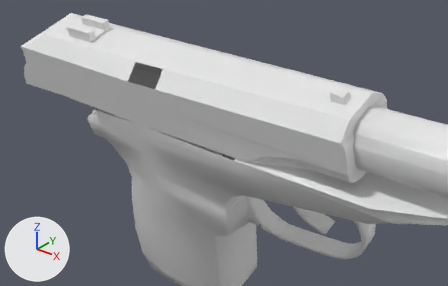
Two versions of the OBJ model Vertex_Animation_Compiler/Assets/Makarov_Pistol_Reload129.obj, one commit apart.
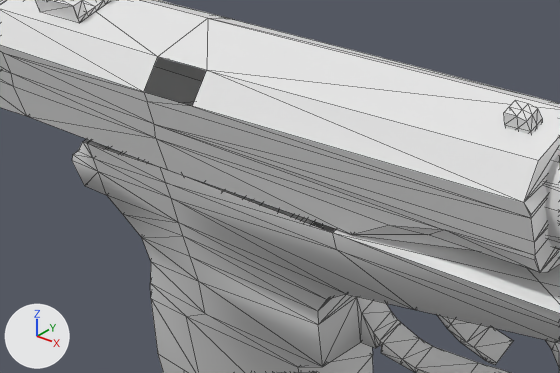
There are two pictures of each version: one whole from a camera (50 mm lens) standing at (0.4996, -0.2979, 0.0535) and looking at (0.3857, -0.1556, -0.0348), one close up on the part from 11% to 81% of the width and 10% to 84% of the height. The axes (+X, +Y, +Z) are drawn at lower left. The lights are the same throughout. The close-ups show mesh edges as thin lines. Where no turn or scale is listed for an object, it has been applied to the vertices.

Objects in the first close-up: 'Rest_of_the_gun_Sphere', 'Top_Slider_Sphere.001'.
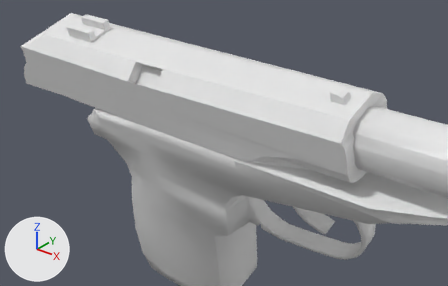
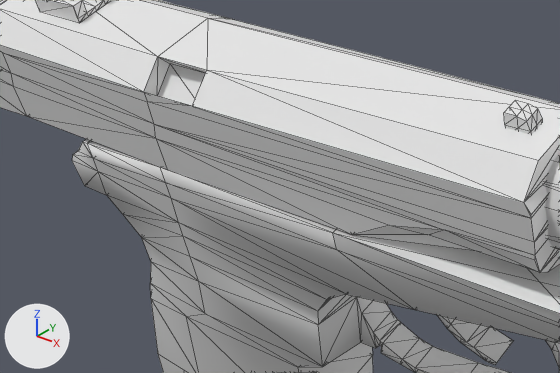
What the commit changed:
me_rest_of_the_gun_sphere has 272 vertices, 519 faces and spans x 0.327..0.478, y -0.168..-0.116, z -0.121..-0.008.
me_rest_of_the_gun_sphere is used by ob_rest_of_the_gun_sphere; location (0.0, 0.0, 0.0).
Verts and faces of me_rest_of_the_gun_sphere; kept vertices keep their numbers, new ones are numbered from 272.
Before the commit, vertices of me_rest_of_the_gun_sphere: 164 (0.399, -0.144, -0.024), 166 (0.336, -0.168, -0.032) at pixel (82, 141), 175 (0.338, -0.168, -0.032) at pixel (87, 143), 178 (0.399, -0.168, -0.032) at pixel (332, 232), 179 (0.359, -0.168, -0.031) at pixel (160, 167).
Before the commit, vertices of me_rest_of_the_gun_sphere: 180 (0.338, -0.144, -0.024), 181 (0.359, -0.144, -0.024), 183 (0.336, -0.144, -0.024).
Part 1, on me_rest_of_the_gun_sphere:
New faces: (164, 181, 179), (175, 179, 181), (166, 175, 183), (164, 179, 178), (175, 181, 180), (175, 180, 183).
me_top_slider_sphere_001 is used by ob_top_slider_sphere_001; location (0.0, 0.0, 0.0).
me_top_slider_sphere_001 had 127 vertices, 227 faces and spanned x 0.2975..0.4371, y -0.1736..-0.1439, z -0.0312..-0.0011.
me_top_slider_sphere_001 now has 131 vertices, 237 faces and spans x 0.2975..0.4371, y -0.1736..-0.1439, z -0.0312..-0.0011.
Part 2, on me_top_slider_sphere_001:
4 vertices are added at (0.3731, -0.1702, -0.0161), (0.3731, -0.1664, -0.0106), (0.3613, -0.1665, -0.0107), (0.3613, -0.1704, -0.0162).
10 new faces join them.

Changed parts and their boxes (x1, y1, x2, y2) in the close-ups (560 x 373 px):
part 1 of me_rest_of_the_gun_sphere, added: after (83, 139, 336, 233)
part 2 of me_top_slider_sphere_001, added: after (144, 57, 206, 106)
